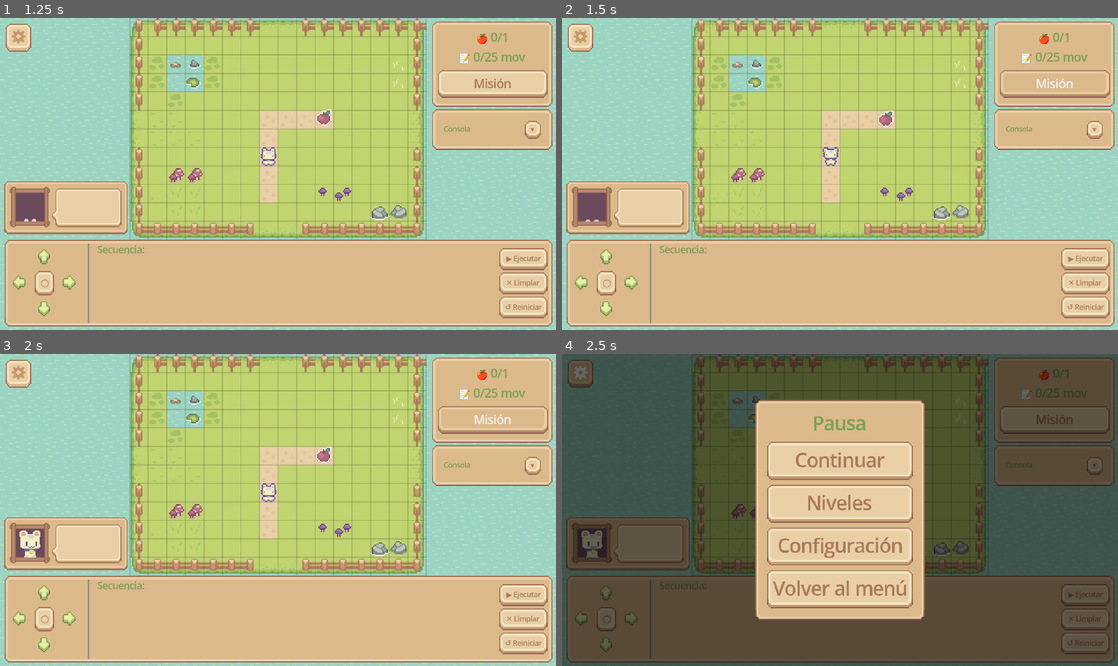
Above: before the commit, frames 1-4 (two rows, left to right).
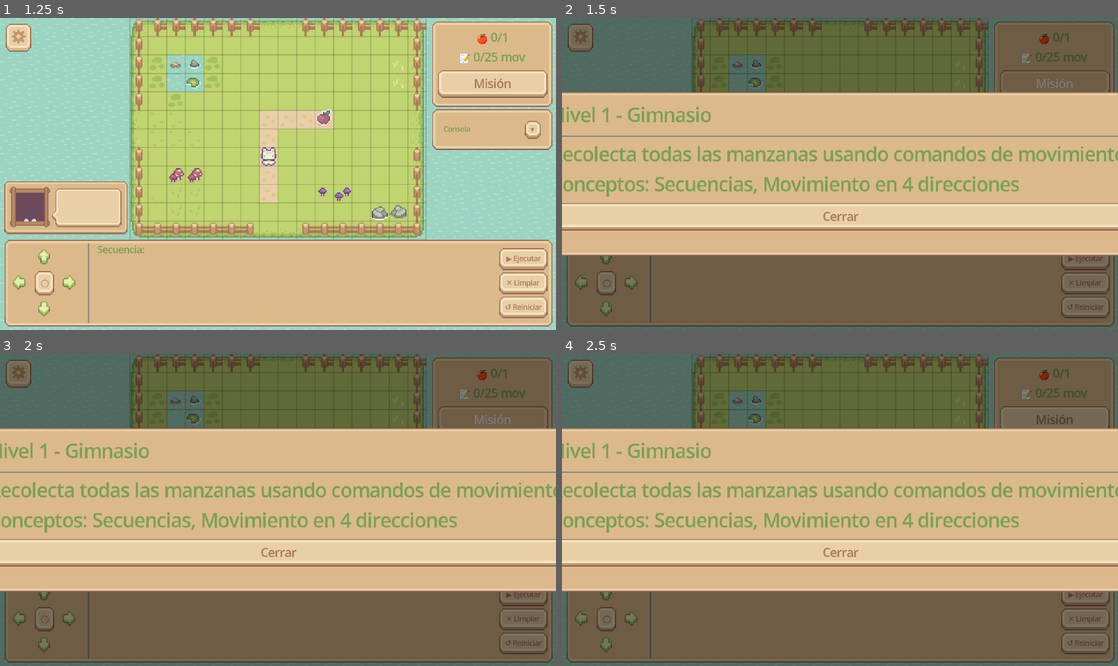
Above: after the commit, the same moments.

Repository: iarabaya/proyecto-integrador-v1
Game: Godot game, scene res://scenes/main_menu/main_menu.tscn
Two runs of this game, one before a commit and one after it. Both use one fixed random seed, a clock stepped at 60 frames per second and the inputs below.
Inputs (mouse positions are in pixels of both pictures, inside the frame that each line leads up to):
- Up to frame 1 (1.25 s): click "▶ Jugar" at 0.5 s
- Up to frame 2 (1.5 s): click "Misión" at 1.25 s
- Up to frame 3 (2 s): no input
- Up to frame 4 (2.5 s): click (578, 372) at 2 s

Frame 1 is identical in both runs. In frame 2, 93% of the frame differs, in the area x 0-100%, y 0-100%; in frame 3, 93%; in frame 4, 54%.

Commit message:
feat: mission overlay

Diff:
--- a/levels/gym.json
+++ b/levels/gym.json
@@ -1,25 +1,30 @@
 {
-  "version": 1,
-  "cols": 16,
-  "rows": 12,
-  "tile": 16,
-  "tilesets": [
-	"grass",
-	"fences",
-	"dirt",
-	"hills",
-    "water"
-  ],
-  "layers": {
-	"floor": [
-	  1,
-	  2,
-	  2,
-	  2,
-	  2,
-	  2,
-	  2,
-	  2,
+"version": 1,
+"cols": 16,
+"rows": 12,
+"mission": {
+"title": "Nivel 1 - Gimnasio",
+"goal": "Recolecta todas las manzanas usando comandos de movimiento.",
+"concepts": ["Secuencias", "Movimiento en 4 direcciones"]
+  },
+"tile": 16,
+"tilesets": [
+"grass",
+"fences",
+"dirt",
+"hills",
+"water"
+],
+"layers": {
+"floor": [
+  1,
+  2,
+  2,
+  2,
+  2,
+  2,
+  2,
+  2,
 	  2,
 	  2,
 	  2,
--- a/levels/level2.json
+++ b/levels/level2.json
@@ -2,6 +2,11 @@
   "version": 1,
   "cols": 16,
   "rows": 12,
+	"mission": {
+	"title": "Nivel 2 - Campo",
+	"goal": "Navega por el campo abierto y recolecta las 3 manzanas.",
+	"concepts": ["Planificación de rutas", "Distancias largas"]
+	},
   "tile": 16,
   "tilesets": ["grass", "fences", "dirt", "hills", "water"],
   "layers": {
--- a/levels/level3.json
+++ b/levels/level3.json
@@ -2,6 +2,11 @@
   "version": 1,
   "cols": 16,
   "rows": 12,
+	"mission": {
+	  "title": "Nivel 3 - Huerto",
+	  "goal": "Atraviesa el laberinto para encontrar las 4 manzanas escondidas.",
+	  "concepts": ["Laberintos", "Rutas con obstáculos"]
+	},
   "tile": 16,
   "tilesets": ["grass", "fences", "dirt", "hills", "water"],
   "layers": {
--- a/scenes/command_ui/command_ui.gd
+++ b/scenes/command_ui/command_ui.gd
@@ -4,6 +4,7 @@
 
 signal execute_requested(moves: Array)
 signal restart_requested()
+signal mission_requested()
 
 const MAX_SLOTS := 25
 const SLOT_WIDTH := 50     # ← fixed width per slot
@@ -48,7 +49,7 @@
 	_btn_execute.pressed.connect(_on_execute)
 	_btn_clear.pressed.connect(_on_clear)
 	_btn_restart.pressed.connect(_on_restart)
-	_btn_info.pressed.connect(_on_info_pressed)
+	_btn_info.pressed.connect(func(): mission_requested.emit())
 	_update_moves_label()
 
 func _on_info_pressed() -> void:
--- a/scenes/game_level/game_level.gd
+++ b/scenes/game_level/game_level.gd
@@ -8,16 +8,21 @@
 @onready var floor_layer:      TileMapLayer = $MapRoot/FloorLayer
 @onready var walls_layer:      TileMapLayer = $MapRoot/WallsLayer
 
+# commands and reaction panel
 @onready var _ui:              CanvasLayer  = $CommandUI
 @onready var _character_reaction: CharacterReaction = $CommandUI/ReactionPanel/Reaction
 
+# pause menu ui
 @onready var _btn_pause: TextureButton = $CommandUI/PauseButton
 @onready var _pause_menu: PauseMenu = $PauseMenu
 
-
+# win screen
 @onready var _win_overlay:     CanvasLayer  = $WinOverlay
 @onready var _win_restart_btn: Button       = $WinOverlay/Background/Panel/VBox/BtnRestart
 @onready var _win_next_btn:    Button       = $WinOverlay/Background/Panel/VBox/BtnNext
+
+# mission overlay
+@onready var _mission_overlay: MissionOverlay = $MissionOverlay
 
 var _level_key: String
 var level_data: Dictionary
@@ -64,6 +69,11 @@
 	grid.z_index = 3
 	map_root.add_child(grid)
 	grid.setup(int(level_data["cols"]), int(level_data["rows"]))
+
+	# Mission overlay
+	var mission: Dictionary = level_data.get("mission", {})
+	_mission_overlay.setup(mission)
+	_ui.mission_requested.connect(_mission_overlay.toggle)
 
 	_ui.execute_requested.connect(run_program)
 	_ui.restart_requested.connect(restart_level)
--- a/scenes/game_level/game_level.tscn
+++ b/scenes/game_level/game_level.tscn
@@ -5,6 +5,7 @@
 [ext_resource type="PackedScene" uid="uid://j61t04tbn3iq" path="res://scenes/command_ui/command_ui.tscn" id="3_eok2m"]
 [ext_resource type="PackedScene" uid="uid://bu304ovs2lqfh" path="res://scenes/win_overlay/win_overlay.tscn" id="4_qmkdm"]
 [ext_resource type="PackedScene" uid="uid://myqd7uu6nr7k" path="res://scenes/pause_menu/pause_menu.tscn" id="5_eok2m"]
+[ext_resource type="PackedScene" uid="uid://qfb18lay0llg" path="res://scenes/mission_overlay/mission_overlay.tscn" id="6_qmkdm"]
 
 [node name="GameLevel" type="Node2D" unique_id=1969413610]
 script = ExtResource("1_wvkt4")
@@ -30,3 +31,5 @@
 
 [node name="PauseMenu" parent="." unique_id=1378498667 instance=ExtResource("5_eok2m")]
 visible = false
+
+[node name="MissionOverlay" parent="." unique_id=1170779835 instance=ExtResource("6_qmkdm")]
--- /dev/null
+++ b/scenes/mission_overlay/mission_overlay.gd
@@ -0,0 +1,32 @@
+class_name MissionOverlay
+extends CanvasLayer
+
+@onready var _lbl_title:    Label  = $Background/Panel/Margin/VBox/LblTitle
+@onready var _lbl_goal:     Label  = $Background/Panel/Margin/VBox/LblGoal
+@onready var _lbl_concepts: Label  = $Background/Panel/Margin/VBox/LblConcepts
+@onready var _btn_close:    Button = $Background/Panel/Margin/VBox/BtnClose
+
+func _ready() -> void:
+	visible = false
+	_btn_close.pressed.connect(close)
+
+func setup(mission: Dictionary) -> void:
+	_lbl_title.text = mission.get("title", "Misión")
+	_lbl_goal.text = mission.get("goal", "")
+	var concepts: Array = mission.get("concepts", [])
+	if concepts.size() > 0:
+		_lbl_concepts.text = "Conceptos: " + ", ".join(concepts)
+	else:
+		_lbl_concepts.visible = false
+
+func open() -> void:
+	visible = true
+
+func close() -> void:
+	visible = false
+
+func toggle() -> void:
+	if visible:
+		close()
+	else:
+		open()
--- /dev/null
+++ b/scenes/mission_overlay/mission_overlay.tscn
@@ -0,0 +1,52 @@
+[gd_scene format=3 uid="uid://qfb18lay0llg"]
+
+[ext_resource type="Script" uid="uid://cth0oqu21rwlv" path="res://scenes/mission_overlay/mission_overlay.gd" id="1_lyspt"]
+
+[node name="MissionOverlay" type="CanvasLayer" unique_id=1170779835]
+layer = 5
+script = ExtResource("1_lyspt")
+
+[node name="Background" type="ColorRect" parent="." unique_id=791071715]
+anchors_preset = 15
+anchor_right = 1.0
+anchor_bottom = 1.0
+grow_horizontal = 2
+grow_vertical = 2
+color = Color(0, 0, 0, 0.5)
+
+[node name="Panel" type="PanelContainer" parent="Background" unique_id=2024244669]
+layout_mode = 1
+anchors_preset = 8
+anchor_left = 0.5
+anchor_top = 0.5
+anchor_right = 0.5
+anchor_bottom = 0.5
+offset_left = -85.0
+offset_top = -71.0
+offset_right = 85.0
+offset_bottom = 71.0
+grow_horizontal = 2
+grow_vertical = 2
+
+[node name="Margin" type="MarginContainer" parent="Background/Panel" unique_id=1324547618]
+layout_mode = 2
+
+[node name="VBox" type="VBoxContainer" parent="Background/Panel/Margin" unique_id=578515772]
+layout_mode = 2
+
+[node name="LblTitle" type="Label" parent="Background/Panel/Margin/VBox" unique_id=1363748723]
+layout_mode = 2
+
+[node name="Sep" type="HSeparator" parent="Background/Panel/Margin/VBox" unique_id=339772302]
+layout_mode = 2
+
+[node name="LblGoal" type="Label" parent="Background/Panel/Margin/VBox" unique_id=940753617]
+layout_mode = 2
+
+[node name="LblConcepts" type="Label" parent="Background/Panel/Margin/VBox" unique_id=1603185752]
+layout_mode = 2
+
+[node name="BtnClose" type="Button" parent="Background/Panel/Margin/VBox" unique_id=1890561886]
+layout_mode = 2
+theme_override_font_sizes/font_size = 10
+text = "Cerrar"
--- a/scripts/level_loader.gd
+++ b/scripts/level_loader.gd
@@ -30,6 +30,7 @@
 		"solid": solid,
 		"spawn": data["spawn"],
 		"objects": data["objects"],
+		"mission": data.get("mission", {})
 	}
 
 
Not shown, added: scenes/mission_overlay/mission_overlay.gd.uid
